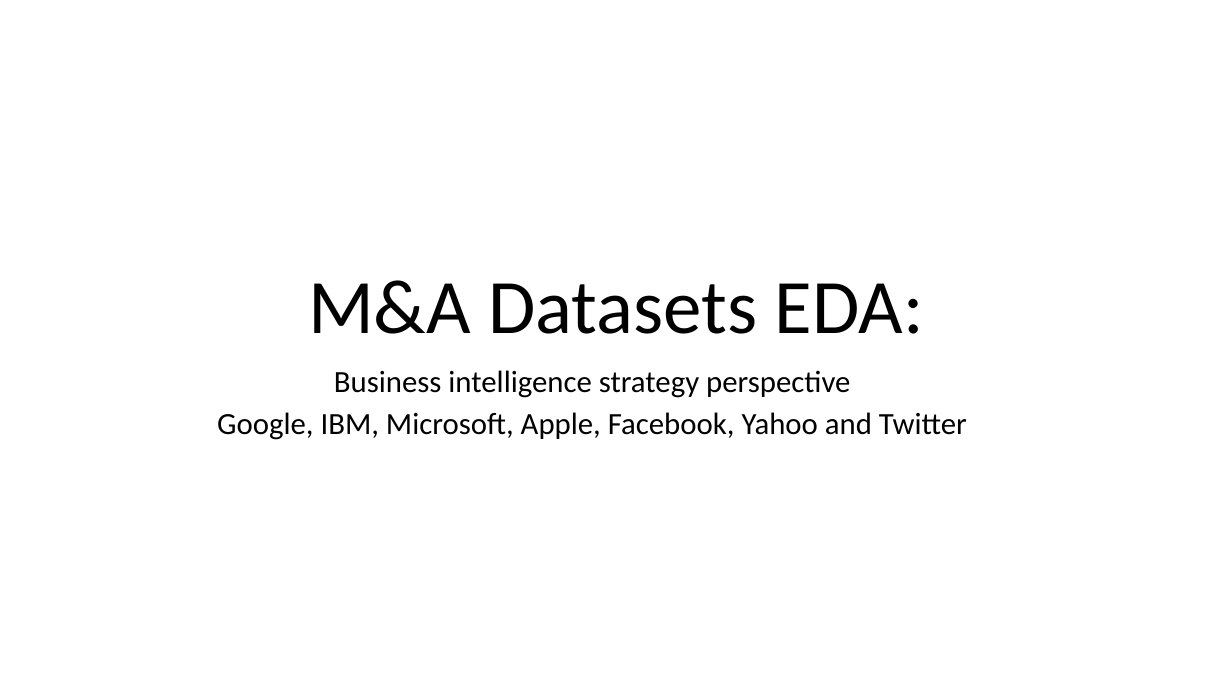
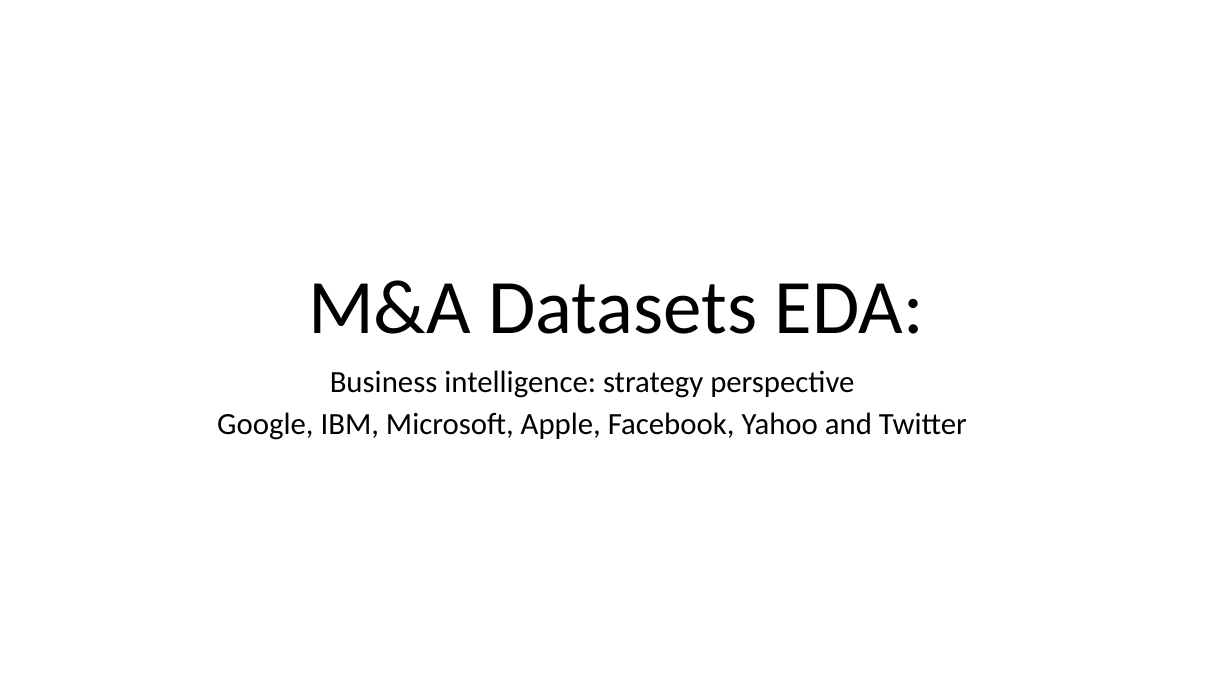
Before and after one commit to aelarabi/week5_-MnA_Big_Tech-project, a slide deck: slide 1 of week5Project_MnA_tech_strategic_bus_analysis.pptx. Drawn at 1232x693 pixels with LibreOffice and Linux fonts; fonts in the diff are those of the drawing. Boxes give left, top, right and bottom in pixels: in the first picture for what was removed or moved away, otherwise in the second. Text is boxed around its words. In the diff, an @@ line names an element or a change of style, - is before the commit and + after.

```diff
--- a/week5Project_MnA_tech_strategic_bus_analysis.pptx
+++ b/week5Project_MnA_tech_strategic_bus_analysis.pptx
@@ subtitle at (330, 370, 854, 398): text changed @@
-Business intelligence strategy perspective
+Business intelligence: strategy perspective
```
Also in this commit, not shown: 3 other files.
